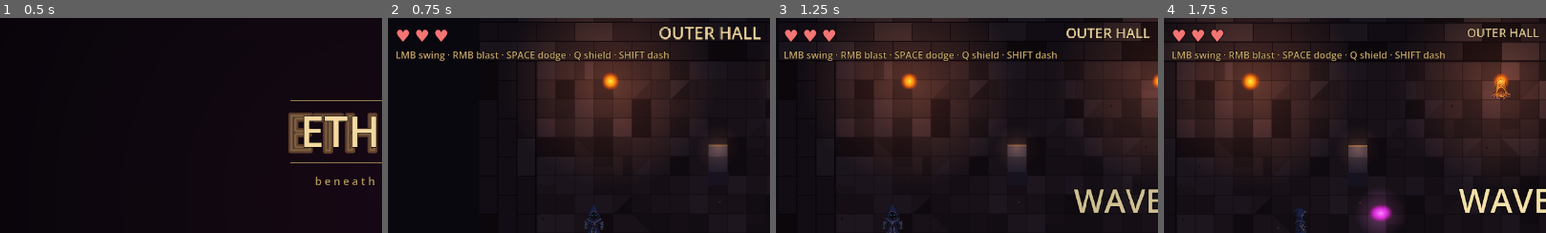
Above: before the commit, frames 1-4 (left to right).
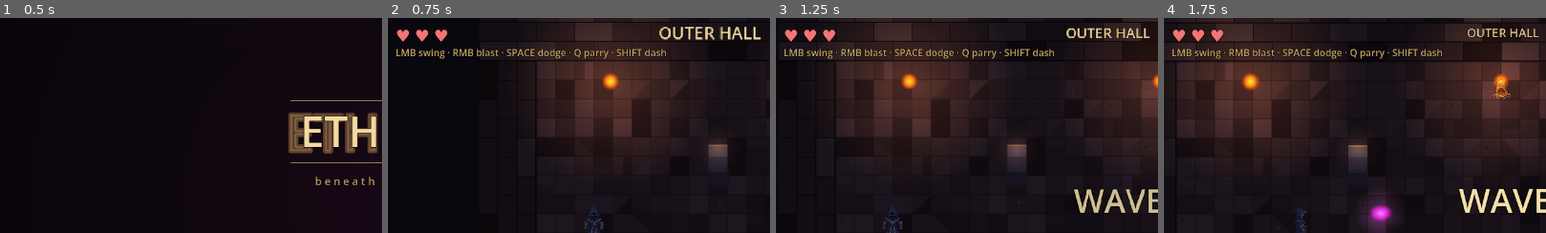
Above: after the commit, the same moments.

Repository: alitaghva1/ethera
Game: Godot game, scene res://scenes/main_menu.tscn
The game is run twice, just before and just after one commit, with the same random seed, the same clock (stepped at 60 frames per second) and the same inputs.
Inputs (mouse positions are % of the whole screen's width and height, from its top left):
- Up to frame 1 (0.5 s): no input
- Up to frame 2 (0.75 s): click "BEGIN" at 0.5 s
- Up to frame 3 (1.25 s): no input
- Up to frame 4 (1.75 s): tap Enter at 1.25 s; move the mouse to (72, 45) at 1.27 s; hold D (move_right) from 1.28 s (still down); hold Right mouse button (blast) from 1.28 s (still down); click (72, 45) at 1.42 s; tap Space (dodge) at 1.55 s
The pictures show only the part of the screen within x 0-50%, y 0-50%; the shares and areas given below are measured in that part.

Frame 1 is identical in both runs. In frame 2, 1.6% of the frame differs, in the area x 2-74%, y 14-20%; in frame 3, 1.6%; in frame 4, 1.6%.

Commit message:
fix(godot iter-26): relic icon overflow + HUD layout collision + stale hint
Three bugs hidden in plain sight in the user's screenshot, all real
and all in the HUD chrome rather than the gameplay.

BUG 1 — relic icon overflow (the giant flesh-blob in the corner)
  Source icons in slime-depths/public/assets/icons/ are wildly
  inconsistent in resolution: 32×32 for most, 64×64 for newer ones,
  but `relic_second_wind.png` is 209×192 and `relic_bulwark.png` is
  193×192. The iter-24 implementation set the TextureRect's offsets
  to a 24-px box inside the badge but FORGOT to set expand_mode,
  so Godot defaulted to EXPAND_KEEP_SIZE — the rect grew to native
  texture size, ignoring the offsets. A 200-px icon rendered at
  200 px right in the corner of the HUD, painting over the status
  hint underneath.
  Fix: `icon_rect.expand_mode = TextureRect.EXPAND_IGNORE_SIZE` so
  the rect honors its container size. Combined with the existing
  STRETCH_KEEP_ASPECT_CENTERED, source icons now downscale cleanly
  to fit the badge.

BUG 2 — HUD layout collision
  Pre-iter-26 the StatusLabel (controls hint) sat at top=50-75 and
  the RelicStrip sat at top=46-78. They occupied the same y-band.
  Pre-iter-24 (text-only relic icons) this overlap was invisible
  because each badge was just a tiny letter; once iter-24 added
  real painted icons + tier rims, the overlap became obvious in
  the screenshot the user shared.
  Fix: StatusLabel moved to top=46-68 (just below HPLabel). The
  RelicStrip drops to top=74-122, giving the bigger 40-px badges
  clean vertical room. Dead `StatusLabel_OLD_DELETE` node from the
  refactor was removed.

BUG 3 — "Q shield" hint surviving iter 25
  Iter 25 replaced the held-shield-stance with a tap-parry but
  forgot to update the StatusLabel.text line in main.gd._ready
  that lists the controls. Players were told they had a shield
  they don't have.
  Fix: `Q shield` → `Q parry` in the controls hint string.

VISUAL UPGRADE — badges look like actual relic icons now

  - ICON_SIZE: 28 → 40 px. The 28-px badge couldn't make the painted
    icon art readable; 40 px gives the texture room to breathe.
  - Single PanelContainer + StyleBoxFlat replaces the iter-23
    stacked-ColorRects (background + tier rim + inner fill = three
    nodes per badge). One node, rounded 5-px corners, 2-px tier-
    colored border.
  - Per-tier inner panel tints: common steel, rare deep-blue,
    legendary plum. Border color stays bright tier hue.
  - Legendary badges get a soft StyleBoxFlat.shadow (4 px, tier-
    colored alpha 0.55) so the rarest tier visibly glows on the
    HUD — same beat as the iter-21 legendary-pedestal aura.
  - Inner texture inset bumped 2 → 4 px so the rounded border has
    clear breathing room around the icon.
  - Strip separation 4 → 6 px to match the larger badges.

Verified headless: main.tscn boots without script errors.

Co-Authored-By: Claude Opus 4.7 (1M context) <noreply@anthropic.com>

Diff:
--- a/slime-depths-godot/scenes/main.tscn
+++ b/slime-depths-godot/scenes/main.tscn
@@ -72,30 +72,34 @@
 theme_override_constants/outline_size = 4
 text = "♥ ♥ ♥"
 
-; Relic strip — horizontal row of small 28×28 badges showing every
-; relic the player owns. Sits directly under HPLabel (top=46) and to
-; the LEFT of StatusLabel (which is at top=50). Empty by default; the
-; main.gd::_rebuild_relic_strip helper populates it on _ready and
-; whenever Events.pickup_claimed fires. Mouse hover on each badge
-; opens a tooltip with name + description (handled in relic_icon.gd).
-[node name="RelicStrip" type="HBoxContainer" parent="UI"]
+; Iter 26 — layout reflow. Pre-iter-26 RelicStrip (top=46-78) and
+; StatusLabel (top=50-75) overlapped: the controls hint text painted
+; directly under the relic badges. StatusLabel now sits just below
+; HPLabel (top=46-68) and the strip drops to top=74 so the bigger 40 px
+; badges (was 28 px) have clean vertical room and don't fight the hint.
+[node name="StatusLabel" type="Label" parent="UI"]
 offset_left = 16.0
 offset_top = 46.0
-offset_right = 400.0
-offset_bottom = 78.0
-theme_override_constants/separation = 4
-mouse_filter = 1
-
-[node name="StatusLabel" type="Label" parent="UI"]
-offset_left = 16.0
-offset_top = 50.0
 offset_right = 800.0
-offset_bottom = 75.0
+offset_bottom = 68.0
 theme_override_font_sizes/font_size = 16
 theme_override_colors/font_color = Color(0.78, 0.65, 0.41, 1)
 theme_override_colors/font_outline_color = Color(0, 0, 0, 0.95)
 theme_override_constants/outline_size = 3
 text = "RUINS — LMB swing, SPACE dodge, R restart"
+
+; Relic strip — horizontal row of 40×40 badges showing every relic
+; the player owns. main.gd::_rebuild_relic_strip populates it on
+; _ready and whenever Events.pickup_claimed fires. Mouse hover on a
+; badge opens a tooltip with name + description. Spacing bumped from
+; 4 → 6 px to match the larger badge size.
+[node name="RelicStrip" type="HBoxContainer" parent="UI"]
+offset_left = 16.0
+offset_top = 74.0
+offset_right = 900.0
+offset_bottom = 122.0
+theme_override_constants/separation = 6
+mouse_filter = 1
 
 [node name="KillsLabel" type="Label" parent="UI"]
 anchors_preset = 1
--- a/slime-depths-godot/scripts/main.gd
+++ b/slime-depths-godot/scripts/main.gd
@@ -224,7 +224,7 @@
 	_update_kills()
 	_update_room_label()
 	_rebuild_relic_strip()
-	status_label.text = "LMB swing · RMB blast · SPACE dodge · Q shield · SHIFT dash"
+	status_label.text = "LMB swing · RMB blast · SPACE dodge · Q parry · SHIFT dash"
 	wave_label.text = "WAVE 1 / %d  incoming" % max(1, _waves.size())
 	var t := get_tree().create_timer(INITIAL_WAVE_DELAY)
 	t.timeout.connect(func (): _start_wave(0))
--- a/slime-depths-godot/scripts/relic_icon.gd
+++ b/slime-depths-godot/scripts/relic_icon.gd
@@ -18,21 +18,31 @@
 class_name RelicIcon
 extends Control
 
-const ICON_SIZE: float = 28.0
-
-# Tier color palette. Reads against the dim dungeon HUD background:
-#   common    — pale grey-white      (matches "common" sword text in slime-depths)
-#   rare      — blue                  (cool, less precious than legendary)
-#   legendary — saturated purple      (warm to gold; rarest tier in this build)
+# Iter 26 — badge size bumped 28 → 40 px. The iter-23 size made the
+# painted icon art (32-64 px sources) hard to read. 40 px gives the
+# inner texture room to breathe + room for a proper rounded border.
+const ICON_SIZE: float = 40.0
+
+# Tier color palette + tier-specific glow alpha. Reads against the
+# dim dungeon HUD background. Iter 26 saturates the colors slightly
+# (vs iter-23) so the border stands out as a real frame rather than a
+# pale rim.
+#   common    — desaturated steel
+#   rare      — saturated blue
+#   legendary — saturated magenta-purple (matches the pedestal aura)
 const TIER_COLORS: Dictionary = {
 	"common":    Color(0.78, 0.80, 0.85, 1),
-	"rare":      Color(0.46, 0.62, 0.95, 1),
-	"legendary": Color(0.78, 0.50, 0.95, 1),
+	"rare":      Color(0.42, 0.66, 1.00, 1),
+	"legendary": Color(0.92, 0.48, 1.00, 1),
 }
-
-# Background tint behind the badge. Darker than the tier color so the
-# glyph + tier rim read with strong contrast even on the brightest tier.
-const BG_COLOR: Color = Color(0.10, 0.08, 0.13, 0.92)
+# Inner panel tint per tier — darker than the border so the icon
+# texture has a backing surface that gives contrast without competing
+# with the painted art.
+const TIER_BG: Dictionary = {
+	"common":    Color(0.10, 0.10, 0.14, 0.95),
+	"rare":      Color(0.08, 0.12, 0.20, 0.95),
+	"legendary": Color(0.16, 0.06, 0.20, 0.95),
+}
 
 # Tooltip layout — sits above the icon (so it doesn't clip below the
 # screen edge on the top-left HUD), with a small gap.
@@ -66,59 +76,54 @@
 	var info: Dictionary = GameState.relic_info(id)
 	var tier: String = str(info.get("tier", "common"))
 	var tier_color: Color = TIER_COLORS.get(tier, TIER_COLORS["common"])
+	var bg_color: Color = TIER_BG.get(tier, TIER_BG["common"])
 	var nm: String = str(info.get("name", id))
 	var glyph: String = ""
 	if nm.length() > 0:
 		glyph = nm.substr(0, 1).to_upper()
 	var icon_path: String = str(info.get("icon_path", ""))
 
-	# Background plate — dark, slightly transparent, fills the badge.
-	var bg: ColorRect = ColorRect.new()
-	bg.color = BG_COLOR
-	bg.anchor_right = 1.0
-	bg.anchor_bottom = 1.0
-	bg.offset_left = 0.0
-	bg.offset_top = 0.0
-	bg.offset_right = 0.0
-	bg.offset_bottom = 0.0
-	bg.mouse_filter = Control.MOUSE_FILTER_IGNORE
-	add_child(bg)
-
-	# Tier rim — a slightly smaller ColorRect inset by 2px gives a
-	# visible border without needing StyleBoxFlat (which would force
-	# subresource bookkeeping). Layered ON the background.
-	var rim: ColorRect = ColorRect.new()
-	rim.color = tier_color
-	rim.anchor_right = 1.0
-	rim.anchor_bottom = 1.0
-	rim.offset_left = 1.0
-	rim.offset_top = 1.0
-	rim.offset_right = -1.0
-	rim.offset_bottom = -1.0
-	rim.mouse_filter = Control.MOUSE_FILTER_IGNORE
-	add_child(rim)
-
-	# Inner fill — slightly darker tier color so the rim reads as a
-	# border. Avoids the icon looking like one solid blob.
-	var fill: ColorRect = ColorRect.new()
-	fill.color = tier_color * Color(0.45, 0.45, 0.45, 1.0)
-	# Preserve alpha — multiplying a Color zeros the alpha channel too.
-	fill.color.a = 1.0
-	fill.anchor_right = 1.0
-	fill.anchor_bottom = 1.0
-	fill.offset_left = 3.0
-	fill.offset_top = 3.0
-	fill.offset_right = -3.0
-	fill.offset_bottom = -3.0
-	fill.mouse_filter = Control.MOUSE_FILTER_IGNORE
-	add_child(fill)
-
-	# Iter 24 — real relic art. Attempt to load icon_path from the
-	# registry and render it as a centered TextureRect (24×24 inside the
-	# 28×28 frame, leaving 2px of tier rim/background visible on every
-	# side). ResourceLoader.load returns null on missing/corrupt assets,
-	# so we keep the procedural letter glyph as a defensive fallback —
-	# any relic without a usable icon_path still gets a readable badge.
+	# Iter 26 — single PanelContainer with a StyleBoxFlat does what the
+	# iter-23 stacked ColorRects did (background + rim + inner fill) in
+	# ONE node, with proper rounded corners + a clean border that reads
+	# as a frame instead of three concentric squares. The tier color
+	# becomes the border; bg_color the panel fill.
+	var frame: Panel = Panel.new()
+	var sb: StyleBoxFlat = StyleBoxFlat.new()
+	sb.bg_color = bg_color
+	sb.border_color = tier_color
+	sb.border_width_left = 2
+	sb.border_width_top = 2
+	sb.border_width_right = 2
+	sb.border_width_bottom = 2
+	sb.corner_radius_top_left = 5
+	sb.corner_radius_top_right = 5
+	sb.corner_radius_bottom_left = 5
+	sb.corner_radius_bottom_right = 5
+	# Legendary tier gets a soft glow via shadow — costs nothing and
+	# makes the rarest badge pop without needing a separate VFX node.
+	if tier == "legendary":
+		sb.shadow_color = Color(tier_color.r, tier_color.g, tier_color.b, 0.55)
+		sb.shadow_size = 4
+	frame.add_theme_stylebox_override("panel", sb)
+	frame.anchor_right = 1.0
+	frame.anchor_bottom = 1.0
+	frame.offset_left = 0.0
+	frame.offset_top = 0.0
+	frame.offset_right = 0.0
+	frame.offset_bottom = 0.0
+	frame.mouse_filter = Control.MOUSE_FILTER_IGNORE
+	add_child(frame)
+
+	# Iter 26 — real relic art. The icons in slime-depths/public/assets/
+	# vary wildly in source size (32×32 up to 209×192). The iter-24
+	# TextureRect implementation forgot to set expand_mode, so Godot
+	# defaulted to growing the rect to native texture size — the bigger
+	# painted icons overflowed the badge, ate the HUD, and looked like
+	# detached art floating on the screen. EXPAND_IGNORE_SIZE pins the
+	# TextureRect to its OWNER-SPECIFIED size (the 32×32 inset below)
+	# regardless of source dimensions. Combined with
+	# STRETCH_KEEP_ASPECT_CENTERED, the texture downscales to fit.
 	var tex: Texture2D = null
 	if icon_path != "":
 		var loaded: Resource = ResourceLoader.load(icon_path) if ResourceLoader.exists(icon_path) else null
@@ -127,21 +132,22 @@
 	if tex != null:
 		var icon_rect: TextureRect = TextureRect.new()
 		icon_rect.texture = tex
+		icon_rect.expand_mode = TextureRect.EXPAND_IGNORE_SIZE
 		icon_rect.stretch_mode = TextureRect.STRETCH_KEEP_ASPECT_CENTERED
-		# Center a 24×24 cell inside the 28×28 outer (2px margin all around)
-		# via offsets — anchors at 0,0 keep the cell positioned from the
-		# top-left even if a parent re-layouts mid-frame.
-		icon_rect.anchor_right = 0.0
-		icon_rect.anchor_bottom = 0.0
-		icon_rect.offset_left = 2.0
-		icon_rect.offset_top = 2.0
-		icon_rect.offset_right = 26.0
-		icon_rect.offset_bottom = 26.0
+		# 32×32 cell inside the 40×40 outer (4 px frame all around for
+		# the rounded border to read).
+		icon_rect.anchor_right = 1.0
+		icon_rect.anchor_bottom = 1.0
+		icon_rect.offset_left = 4.0
+		icon_rect.offset_top = 4.0
+		icon_rect.offset_right = -4.0
+		icon_rect.offset_bottom = -4.0
 		icon_rect.mouse_filter = Control.MOUSE_FILTER_IGNORE
 		add_child(icon_rect)
 	else:
 		# Fallback glyph — single uppercase letter centered on the badge.
-		# Reads against the inner fill (which is a dimmed tier color).
+		# Triggered when icon_path is empty or the source PNG didn't load
+		# (defensive). Sized for the bigger 40 × 40 badge.
 		var letter: Label = Label.new()
 		letter.text = glyph
 		letter.anchor_right = 1.0
@@ -152,7 +158,7 @@
 		letter.offset_bottom = 0.0
 		letter.horizontal_alignment = HORIZONTAL_ALIGNMENT_CENTER
 		letter.vertical_alignment = VERTICAL_ALIGNMENT_CENTER
-		letter.add_theme_font_size_override("font_size", 16)
+		letter.add_theme_font_size_override("font_size", 22)
 		letter.add_theme_color_override("font_color", Color(1, 0.96, 0.88, 1))
 		letter.add_theme_color_override("font_outline_color", Color(0, 0, 0, 0.95))
 		letter.add_theme_constant_override("outline_size", 3)
